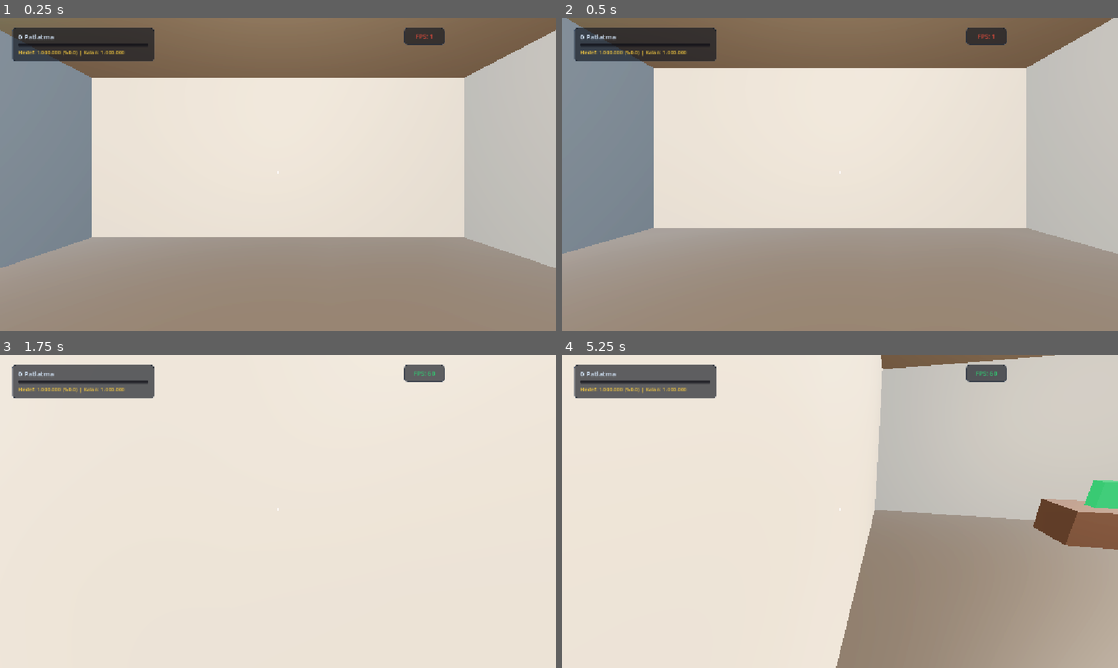
Above: before the commit, frames 1-4 (two rows, left to right).
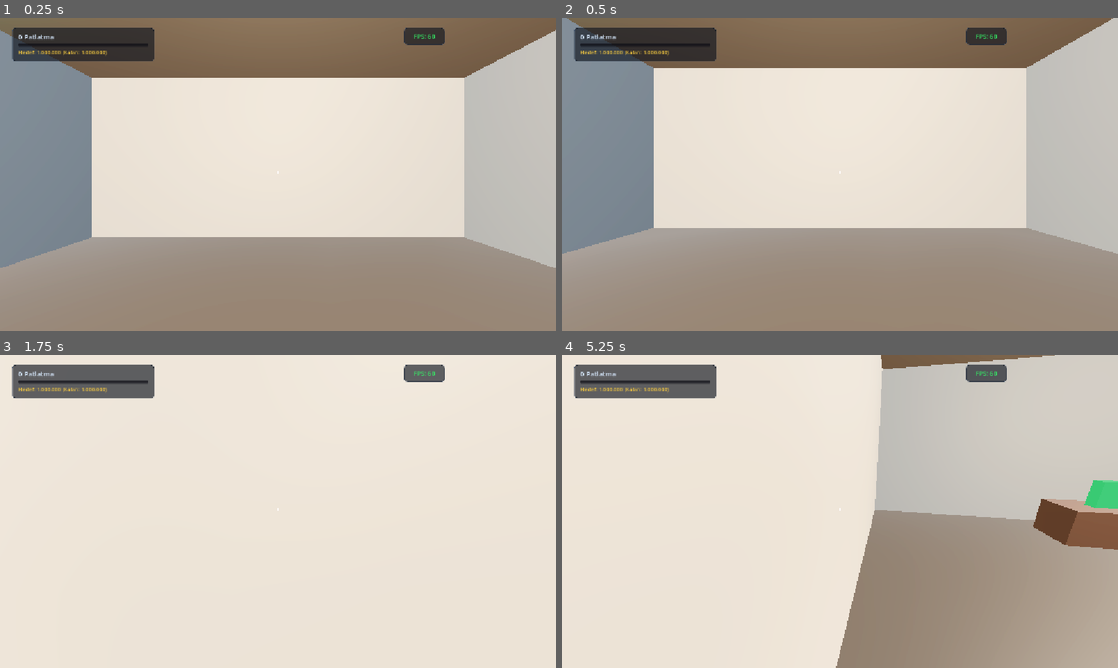
Above: after the commit, the same moments.

Repository: atalhatulu/balloon-room
Game: Godot game, scene res://scenes/main.tscn
Two runs of this game, one before a commit and one after it. Both use one fixed random seed, a clock stepped at 60 frames per second and the inputs below.
Inputs (mouse positions are in pixels of both pictures, inside the frame that each line leads up to):
- Up to frame 1 (0.25 s): no input
- Up to frame 2 (0.5 s): no input
- Up to frame 3 (1.75 s): tap Enter at 0.5 s; move the mouse to (305, 511) at 0.52 s; hold W from 0.53 s (still down); tap E at 0.6, 1.55 s; click (305, 511) at 0.67 s; tap Space at 0.77, 1.52 s; tap Q at 0.8, 1.35 s; move the mouse to (250, 511) at 1.27 s; click (250, 511) at 1.42 s
- Up to frame 4 (5.25 s): tap Space at 2, 3.02, 3.5, 3.77, 4.52, 5 s; move the mouse to (851, 505) at 2.02 s; tap E at 2.1, 3.05, 4.55 s; click (851, 505) at 2.17 s; tap Q at 2.3, 2.85, 3.8 s; tap Enter at 2.75, 4.25 s; move the mouse to (834, 517) at 2.77 s; click (834, 517) at 2.92 s; move the mouse to (878, 514) at 3.52 s; tap R at 3.6 s; click (878, 514) at 3.67 s; tap Escape at 4.15 s; move the mouse to (673, 464) at 4.27 s; release W at 4.28 s; hold A 4.28-5.03 s; tap G at 4.35 s; click (673, 464) at 4.42 s; move the mouse to (845, 511) at 5.02 s; hold W from 5.03 s (still down); hold Shift from 5.03 s (still down); click (845, 511) at 5.17 s

The runs differ from the first frame. In frame 1, 0.1% of the frame differs, in the area x 11-79%, y 5-13%; in frame 2, 0.1%; in frame 3, less than 0.1%; in frame 4, less than 0.1%.
Error after the commit: Parse Error: Identifier "electric_wall" not declared in the current scope. (res://scripts/main.gd:445)

Commit message:
refactor: remove static device/grid ghost nodes from scene, instantiate dynamic grid ghost on demand, and implement color-matching splash cascade

Diff:
--- a/scenes/main.tscn
+++ b/scenes/main.tscn
@@ -415,14 +415,6 @@
 
 [node name="Mesh" type="MeshInstance3D" parent="Environment/MainRoom/CeilingVents/Vent9" unique_id=1894055096]
 material_override = SubResource("StandardMaterial3D_vent")
-mesh = SubResource("CylinderMesh_vent")
-
-[node name="GridGhost" type="MeshInstance3D" parent="Environment/MainRoom" unique_id=960102044]
-transform = Transform3D(1, 0, 0, 0, 1, 0, 0, 0, 1, 0, 0.06, 0)
-visible = false
-material_override = SubResource("StandardMaterial3D_ghost_mat")
-mesh = SubResource("BoxMesh_ghost_frame")
-
 [node name="DoorwaySign" type="Node3D" parent="Environment" unique_id=2009833762]
 transform = Transform3D(1, 0, 0, 0, 1, 0, 0, 0, 1, 8, 3.85, 0)
 
--- a/scripts/main.gd
+++ b/scripts/main.gd
@@ -12,14 +12,7 @@
 @onready var coin_container: Node3D = $CoinContainer
 @onready var corner_fan: Node3D = $Environment/MainRoom/CornerFan
 
-# Processing Wall & Automation Devices (Task 03)
-@onready var electric_wall: Node3D = $Environment/MainRoom/ElectricWall
-@onready var spike_wall: Node3D = $Environment/MainRoom/SpikeWall
-@onready var magnet_pylon: Node3D = $Environment/MainRoom/MagnetPylon
-@onready var conveyor_crusher: Node3D = $Environment/MainRoom/ConveyorCrusher
-@onready var sentry_drone: Node3D = $Environment/MainRoom/SentryDrone
-@onready var grid_ghost: MeshInstance3D = $Environment/MainRoom/GridGhost
-
+var grid_ghost: MeshInstance3D = null
 var carried_device: Node3D = null
 var carried_original_pos: Vector3 = Vector3.ZERO
 var carried_original_rot_y: float = 0.0
@@ -677,9 +670,9 @@
 			var snap_z = round(clamped_z / 1.5) * 1.5
 			var target_pos = Vector3(snap_x, 0.05, snap_z)
 
-			if grid_ghost:
-				grid_ghost.visible = true
-				grid_ghost.position = target_pos
+			var g = _get_or_create_grid_ghost()
+			if g:
+				g.position = target_pos
 
 			carried_device.position = target_pos
 
@@ -1121,14 +1114,13 @@
 	carried_device = device_node
 	carried_original_pos = device_node.position
 	carried_original_rot_y = device_node.rotation.y
-	if grid_ghost:
-		grid_ghost.visible = true
-		grid_ghost.position = device_node.position
+	var g = _get_or_create_grid_ghost()
+	if g:
+		g.position = device_node.position
 
 func place_carried_device() -> void:
 	if not carried_device: return
-	if grid_ghost:
-		grid_ghost.visible = false
+	_destroy_grid_ghost()
 	if sound_manager and sound_manager.has_method("play_pop"):
 		sound_manager.play_pop(3)
 	carried_device = null
@@ -1138,9 +1130,31 @@
 	if not carried_device: return
 	carried_device.position = carried_original_pos
 	carried_device.rotation.y = carried_original_rot_y
-	if grid_ghost:
-		grid_ghost.visible = false
+	_destroy_grid_ghost()
 	carried_device = null
+
+func _get_or_create_grid_ghost() -> MeshInstance3D:
+	if grid_ghost and is_instance_valid(grid_ghost):
+		return grid_ghost
+	grid_ghost = MeshInstance3D.new()
+	var mesh = BoxMesh.new()
+	mesh.size = Vector3(1.4, 0.05, 1.4)
+	grid_ghost.mesh = mesh
+	var mat = StandardMaterial3D.new()
+	mat.transparency = BaseMaterial3D.TRANSPARENCY_ALPHA
+	mat.albedo_color = Color(0.2, 0.9, 1.0, 0.35)
+	mat.emission_enabled = true
+	mat.emission = Color(0.2, 0.8, 1.0)
+	mat.emission_energy_multiplier = 0.8
+	grid_ghost.material_override = mat
+	if env_main_room:
+		env_main_room.add_child(grid_ghost)
+	return grid_ghost
+
+func _destroy_grid_ghost() -> void:
+	if grid_ghost and is_instance_valid(grid_ghost):
+		grid_ghost.queue_free()
+		grid_ghost = null
 
 func toggle_shop_modal() -> void:
 	if not shop_modal: return
--- a/scripts/player.gd
+++ b/scripts/player.gd
@@ -301,21 +301,23 @@
 							hit_pos = b.global_position
 
 		if target and target.has_method("pop"):
+			var target_color = target.get("balloon_color") if ("balloon_color" in target) else Color.WHITE
 			target.pop("needle")
 			pop_triggered.emit(true)
 			if splash_radius > 0.0:
-				trigger_splash_pop(hit_pos, splash_radius)
+				trigger_splash_pop(hit_pos, target_color, splash_radius)
 		else:
 			pop_triggered.emit(false)
 
-func trigger_splash_pop(origin: Vector3, custom_radius: float = 0.0) -> void:
+func trigger_splash_pop(origin: Vector3, match_color: Color = Color.WHITE, custom_radius: float = 0.0) -> void:
 	var r = custom_radius if custom_radius > 0.0 else splash_radius
 	if r <= 0.0:
 		return
 
-	spawn_shockwave_vfx(origin, r)
+	spawn_shockwave_vfx(origin, r, match_color)
 
 	var r_sq = r * r
+	var match_hex = match_color.to_html(false)
 	var balloons = get_tree().get_nodes_in_group("balloons")
 	var popped_so_far = 0
 	var max_t = (splash_max_targets + 25) if custom_radius > 0.0 else splash_max_targets
@@ -323,14 +325,17 @@
 	for b in balloons:
 		if b is RigidBody3D and is_instance_valid(b) and not b.is_queued_for_deletion():
 			if not b.get("is_popped"):
-				if origin.distance_squared_to(b.global_position) <= r_sq:
-					if b.has_method("pop"):
-						b.pop("splash")
-						popped_so_far += 1
-						if max_t > 0 and popped_so_far >= max_t:
-							break
-
-func spawn_shockwave_vfx(origin: Vector3, radius: float) -> void:
+				var b_col = b.get("balloon_color")
+				# Color match check: only cascade pop balloons of the exact same color!
+				if b_col and (b_col.to_html(false) == match_hex or b_col.is_equal_approx(match_color)):
+					if origin.distance_squared_to(b.global_position) <= r_sq:
+						if b.has_method("pop"):
+							b.pop("splash")
+							popped_so_far += 1
+							if max_t > 0 and popped_so_far >= max_t:
+								break
+
+func spawn_shockwave_vfx(origin: Vector3, radius: float, shock_color: Color = Color(0.35, 0.85, 1.0)) -> void:
 	var mesh_inst = MeshInstance3D.new()
 	var sphere = SphereMesh.new()
 	sphere.radius = 0.25
@@ -340,9 +345,9 @@
 
 	var mat = StandardMaterial3D.new()
 	mat.transparency = BaseMaterial3D.TRANSPARENCY_ALPHA
-	mat.albedo_color = Color(0.35, 0.85, 1.0, 0.45)
+	mat.albedo_color = Color(shock_color.r, shock_color.g, shock_color.b, 0.45)
 	mat.emission_enabled = true
-	mat.emission = Color(0.3, 0.8, 1.0)
+	mat.emission = shock_color
 	mat.emission_energy_multiplier = 2.5
 	mesh_inst.material_override = mat
 
